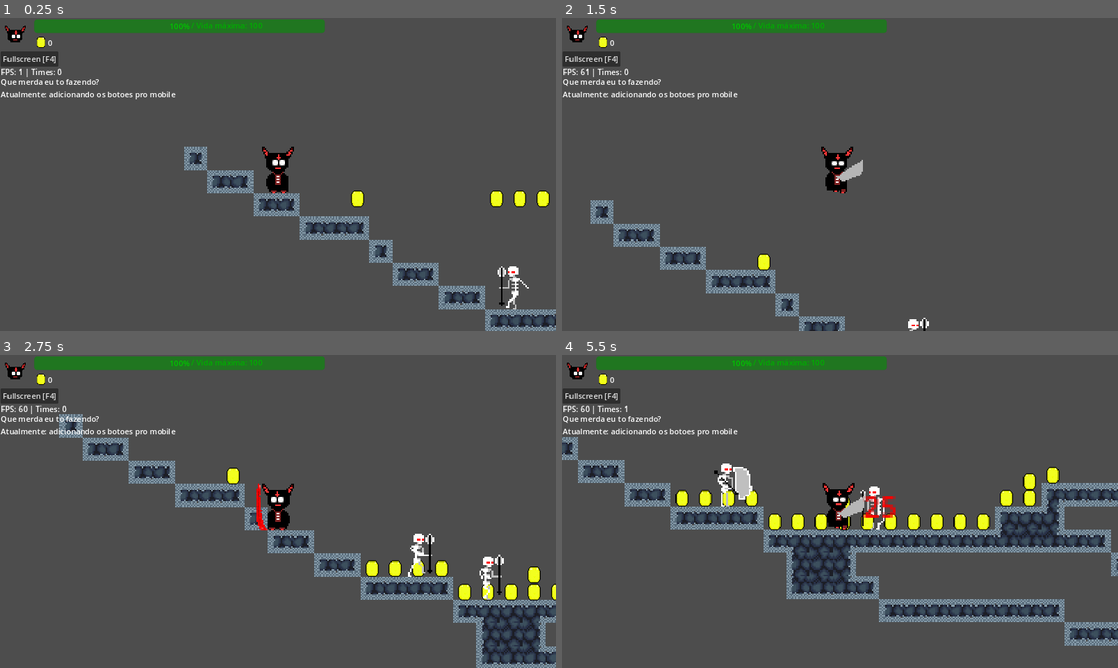
Above: before the commit, frames 1-4 (two rows, left to right).
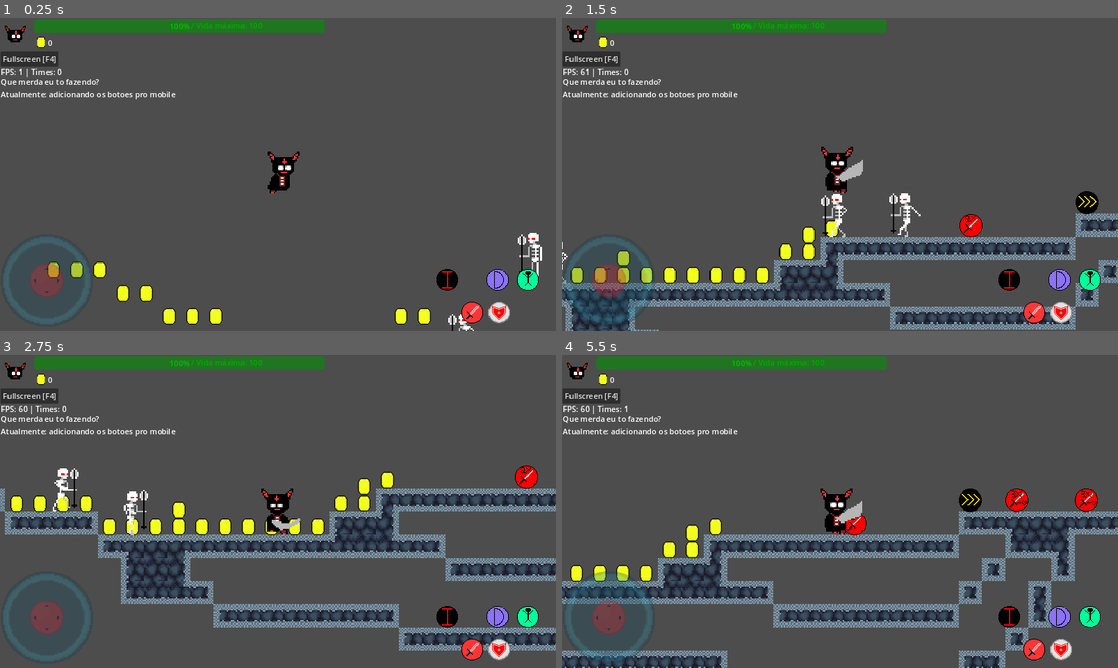
Above: after the commit, the same moments.

Repository: joaomoraski/proj-dev-jogos
Game: Godot game, scene res://world.tscn
Two runs of this game, one before a commit and one after it. Both use one fixed random seed, a clock stepped at 60 frames per second and the inputs below.
Inputs (mouse positions are in pixels of both pictures, inside the frame that each line leads up to):
- Up to frame 1 (0.25 s): no input
- Up to frame 2 (1.5 s): move the mouse to (962, 158) at 0.52 s; hold Right (ui_right) 0.53-1.25 s; hold 1 (Attack) 0.53-1.25 s; click (962, 158) at 0.67 s; tap Up (ui_up) at 0.77 s; drag from (728, 190) to (867, 174) at 1.27 s
- Up to frame 3 (2.75 s): move the mouse to (333, 442) at 2.02 s; hold Left (ui_left) from 2.03 s (still down); hold Right mouse button (defense) from 2.03 s (still down)
- Up to frame 4 (5.5 s): release Left (ui_left) at 2.75 s; release Right mouse button (defense) at 2.75 s; drag from (812, 574) to (956, 570) at 2.77 s; move the mouse to (1006, 558) at 3.52 s; hold Right (ui_right) 3.53-4.25 s; tap 8 (hard) at 3.6 s; tap Up (ui_up) at 3.77 s; drag from (673, 464) to (639, 596) at 4.27 s; move the mouse to (867, 511) at 5.02 s; hold Right (ui_right) from 5.03 s (still down); hold 1 (Attack) from 5.03 s (still down); click (867, 511) at 5.17 s

The runs differ from the first frame. In frame 1, 8.9% of the frame differs, in the area x 0-100%, y 41-100%; in frame 2, 18%; in frame 3, 27%; in frame 4, 29%, in the area x 0-100%, y 26-100%.
Error after the commit: Cannot call method 'add_child' on a null value. (res://Enemies/base_enemy.gd:94)

Commit message:
mudando a ui principal pra testes, mudando as configuraçoes de exportar, recolocando a musica e mudando a posiçao inicial do player

Diff:
--- a/souls-of-the-hollow/UI/principal_ui.tscn
+++ b/souls-of-the-hollow/UI/principal_ui.tscn
@@ -17,7 +17,6 @@
 [node name="PrincipalUI" type="CanvasLayer"]
 
 [node name="MobileInputs" type="Node2D" parent="."]
-visible = false
 script = ExtResource("1_4ek83")
 
 [node name="JoystickBase" parent="MobileInputs" instance=ExtResource("1_gfeuy")]
--- a/souls-of-the-hollow/game_init.gd
+++ b/souls-of-the-hollow/game_init.gd
@@ -3,5 +3,5 @@
 
 func _ready() -> void:
 	game_controller.init($Player, $Player/Camera2D, $PrincipalUI/ProgressBar)
-#	$Audio.play(4.6)
-#	$Audio.stream.loop = true
+	$Audio.play(4.6)
+	$Audio.stream.loop = true
--- a/souls-of-the-hollow/world.tscn
+++ b/souls-of-the-hollow/world.tscn
@@ -14,7 +14,7 @@
 
 [node name="Player" parent="." groups=["damageIndicator"] instance=ExtResource("1_lsfwl")]
 z_index = 10
-position = Vector2(65, 81)
+position = Vector2(371, 14)
 
 [node name="Camera2D" type="Camera2D" parent="Player"]
 z_index = 20
Not shown, changed: souls-of-the-hollow/export_presets.cfg
